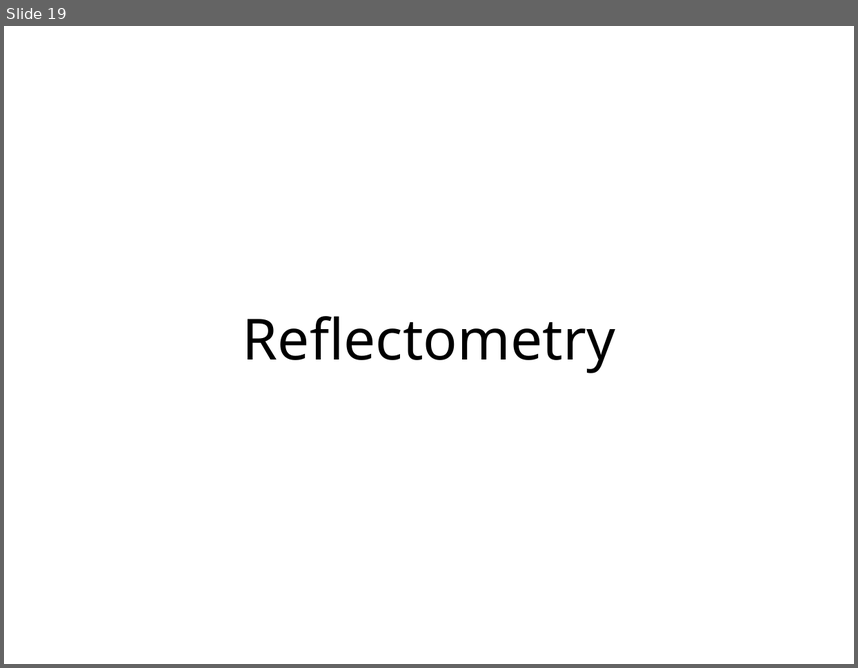
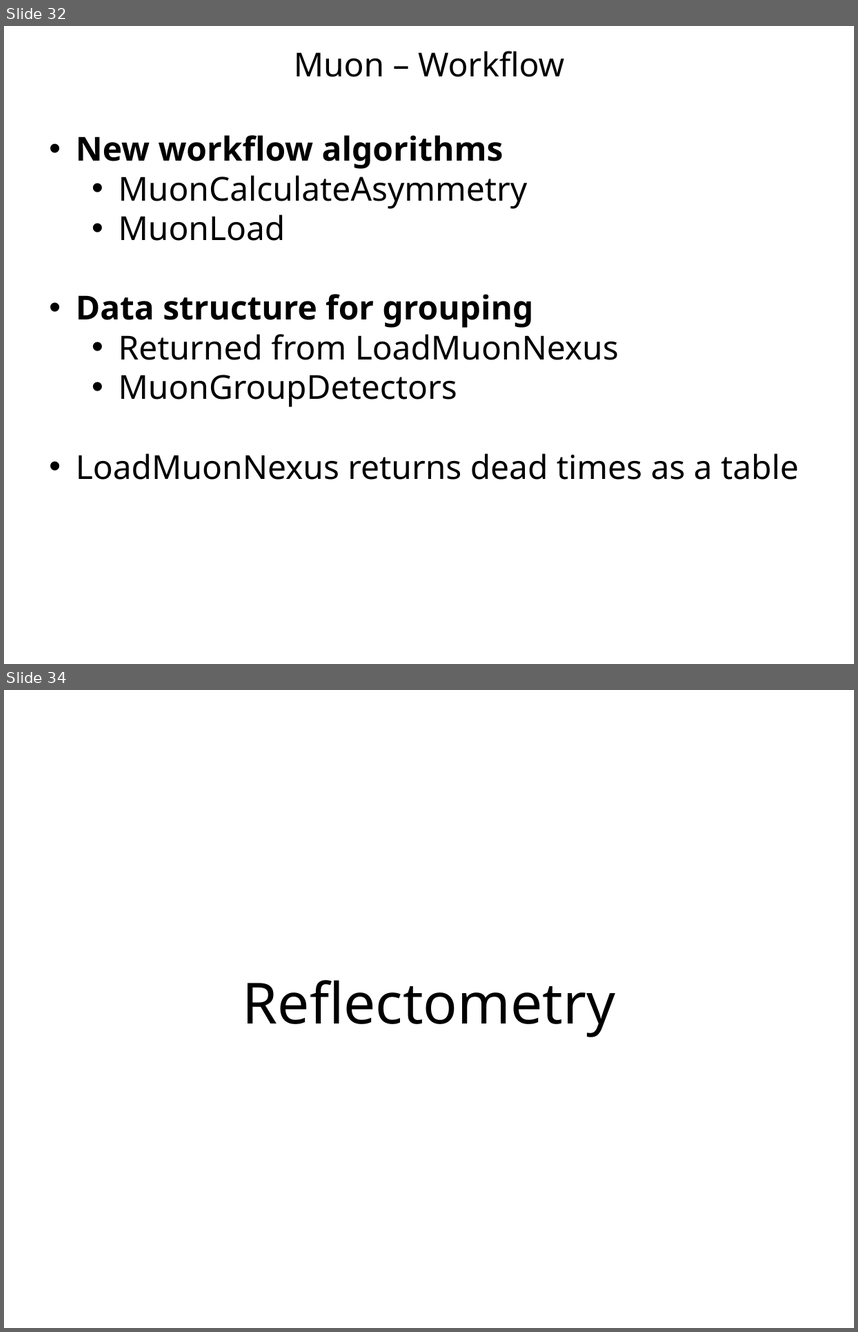
Before and after one commit to mantidproject/documents, a slide deck: Presentations/Release Presentations/3.1/Release 3.1 Presentation.pptx. Shown one above the other, each under a label of ours: slide 19 before the commit, slides 32 and 34 after it; the slides between them are not shown. The pictures are 858x668 and 858x1332 pixels, drawn with LibreOffice and Linux fonts; fonts in the diff are those of the drawing; background and template pictures are left out. Boxes give left, top, right and bottom in pixels: in the first picture for what was removed or moved away, otherwise in the second. Text is boxed around its words. In the diff, an @@ line names an element or a change of style, - is before the commit and + after.

```diff
--- a/Presentations/Release Presentations/3.1/Release 3.1 Presentation.pptx
+++ b/Presentations/Release Presentations/3.1/Release 3.1 Presentation.pptx
@@ slide 32 added at [4, 26, 854, 664], background #FFFFFF @@
@@ title added at [294, 51, 564, 77], 28 pt, text #000000 @@
+Muon – Workflow
@@ text added at [76, 135, 799, 479], 28 pt, text #000000 @@
+• New workflow algorithms
+  • MuonCalculateAsymmetry
+  • MuonLoad
+• Data structure for grouping
+  • Returned from LoadMuonNexus
+  • MuonGroupDetectors
+• LoadMuonNexus returns dead times as a table
@@ what was slide 19 is now slide 34 @@
```
Also in this commit, not shown: 6 slides changed, 32 other slides added, 8 slides removed, 12 other files.
